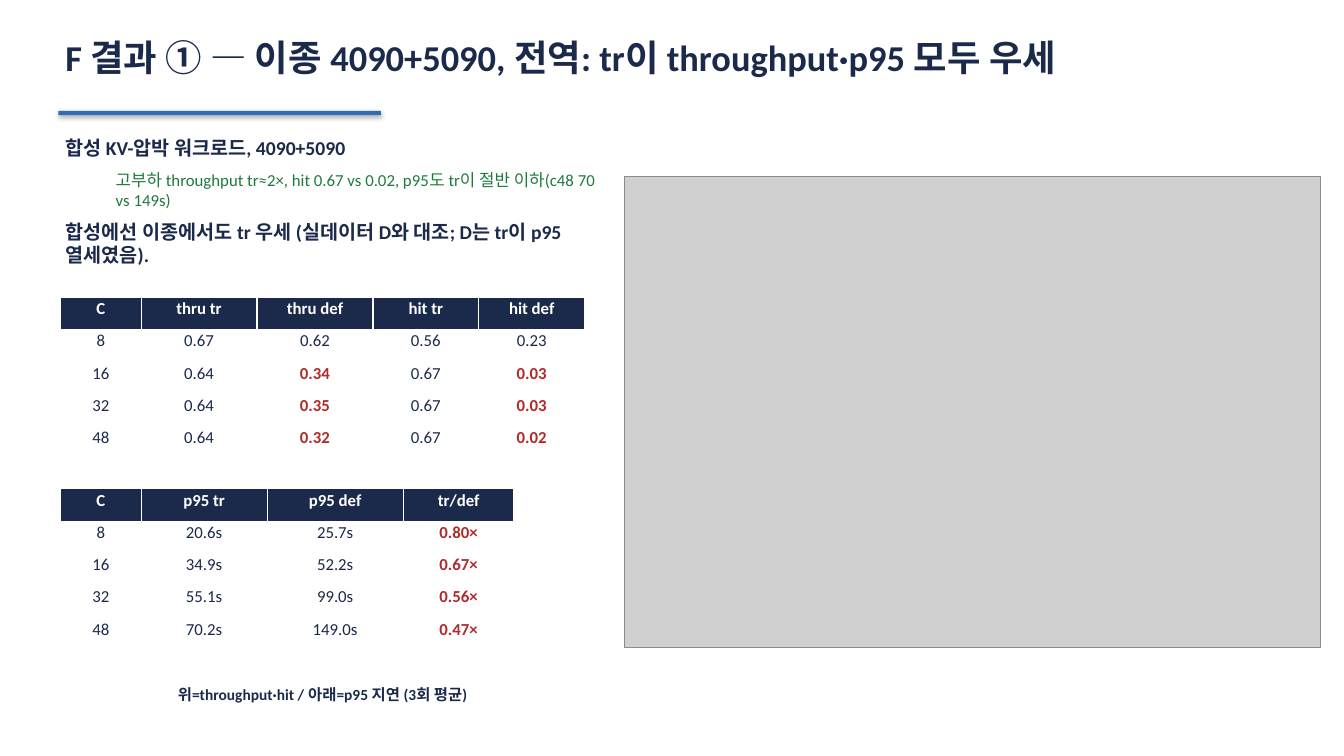
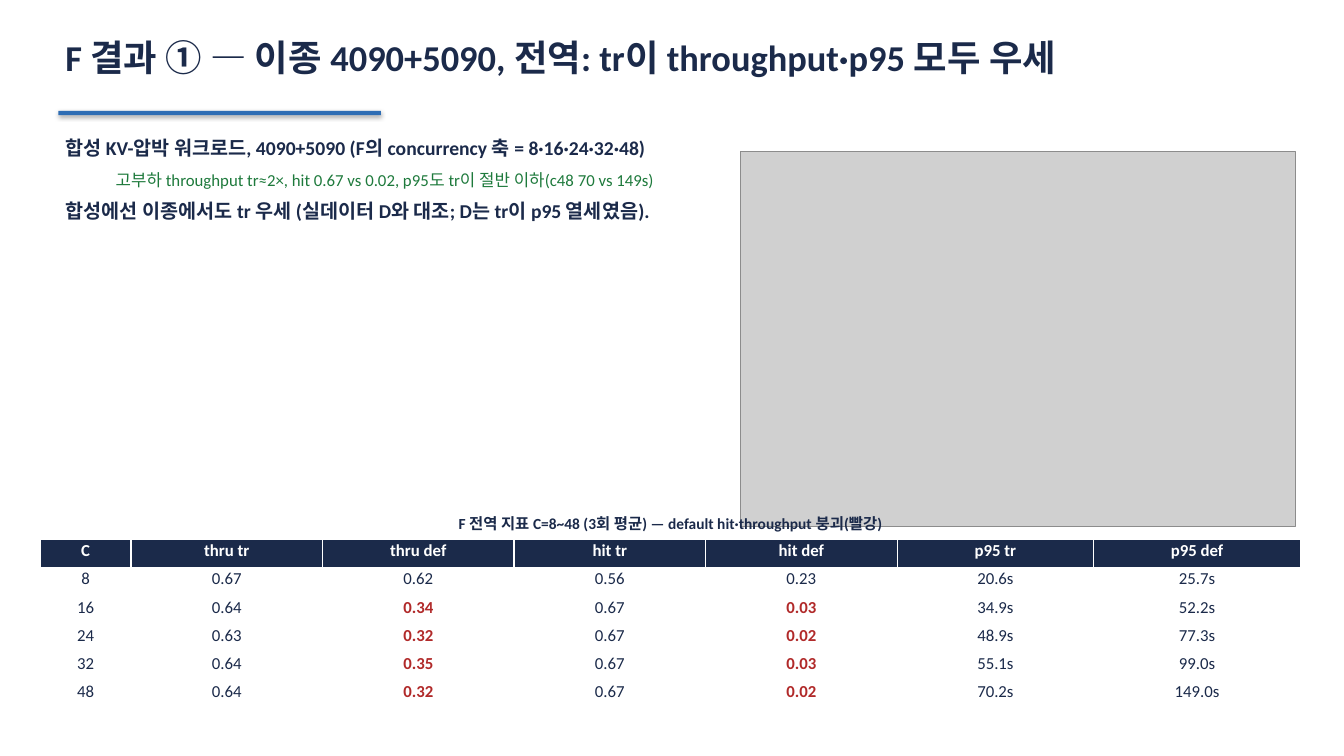
Before and after one commit to kthxo/distserving, a slide deck: slide 9 of meeting_hetero_yunuikang.pptx. Drawn at 1344x756 pixels with LibreOffice and Linux fonts; fonts in the diff are those of the drawing; grey boxes stand for pictures. Boxes give left, top, right and bottom in pixels: in the first picture for what was removed or moved away, otherwise in the second. Text is boxed around its words. In the diff, an @@ line names an element or a change of style, - is before the commit and + after.

```diff
--- a/meeting_hetero_yunuikang.pptx
+++ b/meeting_hetero_yunuikang.pptx
@@ text at [65,138,646,158]: text changed @@
-합성 KV-압박 워크로드, 4090+5090
+합성 KV-압박 워크로드, 4090+5090 (F의 concurrency 축 = 8·16·24·32·48)
@@ picture: place and size @@
-picture at [625,176,1321,647]
+picture at [741,151,1296,527]
@@ table removed at [60,297,585,459], 5 rows, 5 columns @@
-C | thru tr | thru def | hit tr | hit def
-8 | 0.67 | 0.62 | 0.56 | 0.23
-16 | 0.64 | 0.34 | 0.67 | 0.03
-32 | 0.64 | 0.35 | 0.67 | 0.03
-48 | 0.64 | 0.32 | 0.67 | 0.02
@@ table at [40,539,1301,709] @@
-C | p95 tr | p95 def | tr/def
-8 | 20.6s | 25.7s | 0.80×
-16 | 34.9s | 52.2s | 0.67×
-32 | 55.1s | 99.0s | 0.56×
-48 | 70.2s | 149.0s | 0.47×
+C | thru tr | thru def | hit tr | hit def | p95 tr | p95 def
+8 | 0.67 | 0.62 | 0.56 | 0.23 | 20.6s | 25.7s
+16 | 0.64 | 0.34 | 0.67 | 0.03 | 34.9s | 52.2s
+24 | 0.63 | 0.32 | 0.67 | 0.02 | 48.9s | 77.3s
+32 | 0.64 | 0.35 | 0.67 | 0.03 | 55.1s | 99.0s
+48 | 0.64 | 0.32 | 0.67 | 0.02 | 70.2s | 149.0s
@@ table: place and size @@
-table at [60,489,514,650]
+table at [40,539,1301,709]
@@ text at [459,516,883,534]: text changed @@
-위=throughput·hit / 아래=p95 지연 (3회 평균)
+F 전역 지표 C=8~48 (3회 평균) — default hit·throughput 붕괴(빨강)
```
Also in this commit, not shown: 2 other slides changed, 1 other file.
